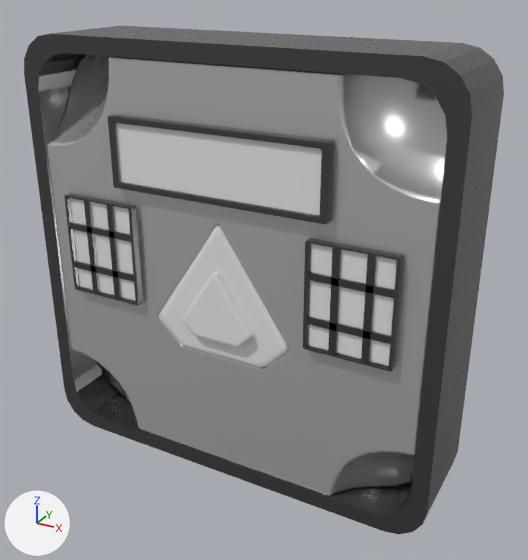
Two versions of the FBX model Star Protection/Assets/Scenes/Main Menu/StartButton.fbx, one commit apart.
Rendered twice from a 50 mm lens placed at (2.96, -5.06, 2.44), pointed at (0.17, 0.01, -0.09). Every picture has the same lights, and +X, +Y and +Z are marked at lower left. Where no turn or scale is listed for an object, it has been applied to the vertices. Vertices at the same position are counted once.
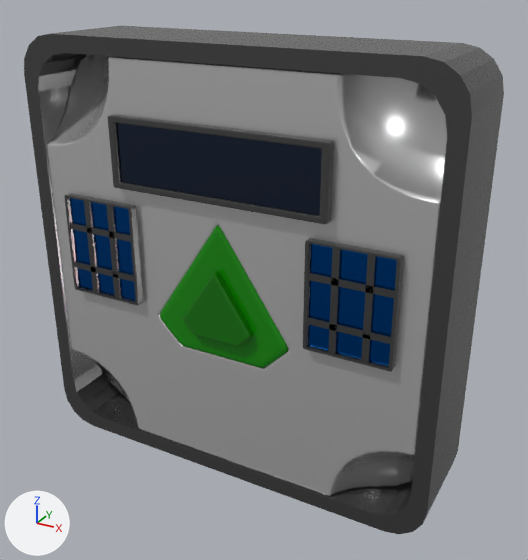
Where the newer file only moved an object's origin or applied its transform, the numbers keep the older frame.

What changed in the scene script:
```text
Change mat_material_008:
    mat_material_008.base_color: (0.8, 0.8, 0.8) -> (0.00402, 0.162, 0.0)  # white #e7e7e7 -> dark green #0d7000
Change mat_material_009:
    mat_material_009.base_color: (0.8, 0.8, 0.8) -> (0.0358, 0.0508, 0.0887)  # white #e7e7e7 -> dark blue #354054
    mat_material_009.metallic: 0.0 -> 1.0
Change mat_material_007:
    mat_material_007.base_color: (0.8, 0.8, 0.8) -> (0.00478, 0.238, 0.0)  # white #e7e7e7 -> green #0f8600
Change mat_material_010:
    mat_material_010.base_color: (0.8, 0.8, 0.8) -> (0.0, 0.0844, 0.352)  # white #e7e7e7 -> blue #0052a0
    mat_material_010.metallic: 0.0 -> 1.0
Change me_cube_026:
    where me_cube_026.from_pydata(...)  # 56 vertices, 54 faces; spans x -0.337..0.337, y -0.213..0.213, z -0.434..0.434
    remove me_cube_026.materials.append(mat_material_012)  # white #e7e7e7
    add me_cube_026.materials.append(mat_material_010)  # blue #0052a0
Change me_cube_007:
    where me_cube_007.from_pydata(...)  # 330 vertices, 282 faces; spans x -1.74..1.74, y -0.44..0.44, z -0.02..1.74
    used by ob_cube_010; location = (0.0, 0.0, 0.0)
    me_cube_007 part 1: edges marked sharp go from 329 to 327
```

Where the change shows, as pixel boxes [x1, y1, x2, y2] in the pictures (528 x 560 px):
'Cube.002', recoloured, surface changed
    both: [116, 123, 322, 215]
'Cube.007', recoloured (white to green)
    both: [160, 226, 289, 368]
'Cube.008', recoloured, surface changed (white to blue)
    both: [308, 244, 397, 366]
'Cube.003', recoloured, surface changed (white to blue)
    both: [70, 198, 135, 301]
'Cube.001', recoloured (white to green)
    both: [183, 271, 254, 347]
part 1 of me_cube_007, shading changed
    both: [47, 55, 447, 334]
